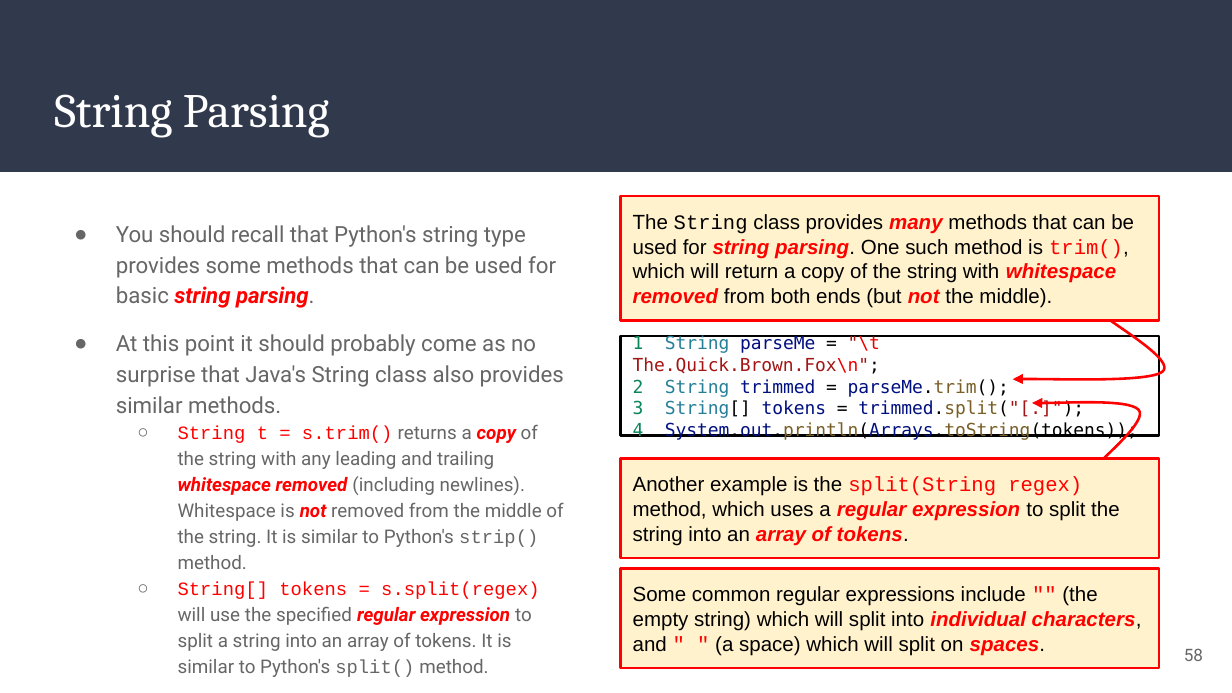
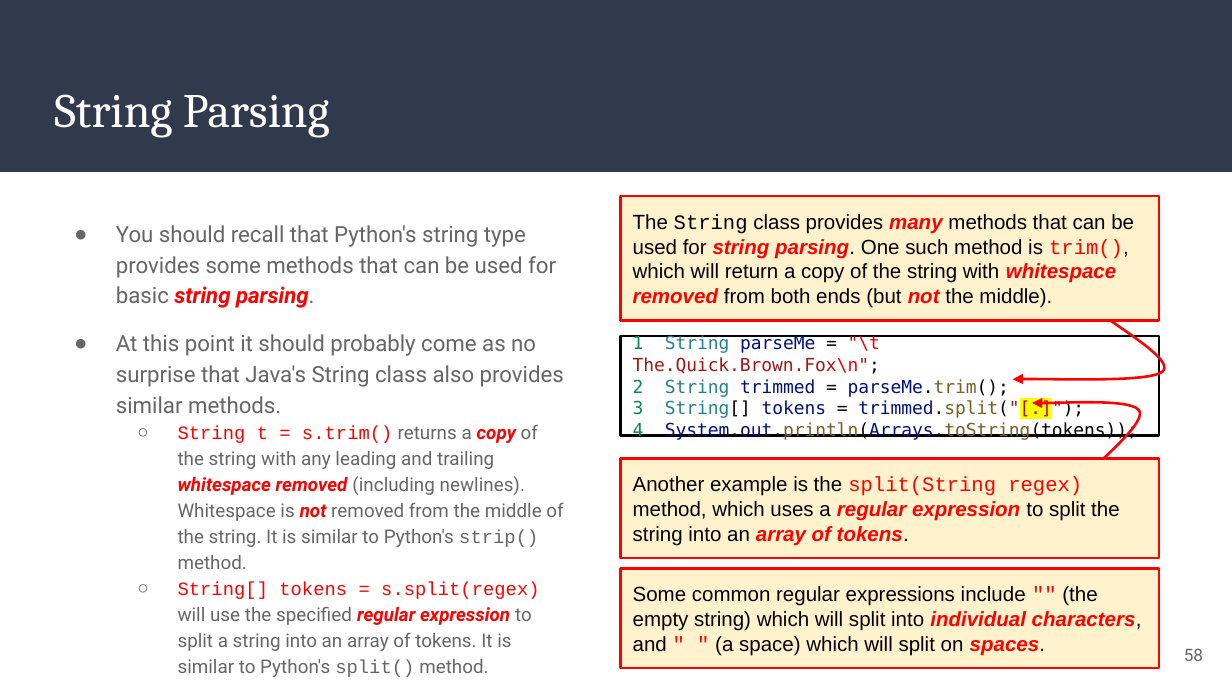
Before and after one commit to alam-tanweer/DailyFolder, a slide deck: slide 58 of CourseContent/Unit 02_ Java Classes/tanweer/2_ Java Classes - ta.pptx. Drawn at 1232x693 pixels with LibreOffice and Linux fonts; fonts in the diff are those of the drawing. Boxes give left, top, right and bottom in pixels: in the first picture for what was removed or moved away, otherwise in the second. Text is boxed around its words. In the diff, an @@ line names an element or a change of style, - is before the commit and + after.

```diff
--- a/CourseContent/Unit 02_ Java Classes/tanweer/2_ Java Classes - ta.pptx
+++ b/CourseContent/Unit 02_ Java Classes/tanweer/2_ Java Classes - ta.pptx
@@ text at [633, 400, 1084, 419]: highlight none to #FFFF00 in "trimmed.split("[.]");" @@
```
Also in this commit, not shown: 8 other slides changed, 12 other files.
